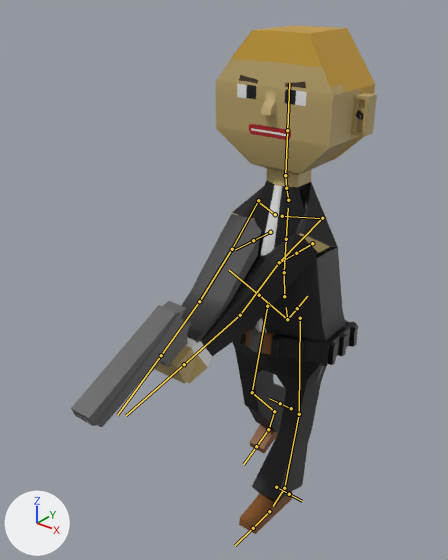
One commit to the FBX model CIA.fbx: the scene before it, then after it.
Camera for both pictures: a 50 mm camera at (2.17, -3.39, 3.78) aimed at (-0.13, -0.53, 2.0). Arrows for +X, +Y and +Z are at lower left; the lights stay in place. Both versions are drawn at frame 22 of the action 'metarig|walk'; the numbers are the values there. The bones that bend it are drawn over the model as lines.

In view in the first picture: 'Cube', 'Gun'.
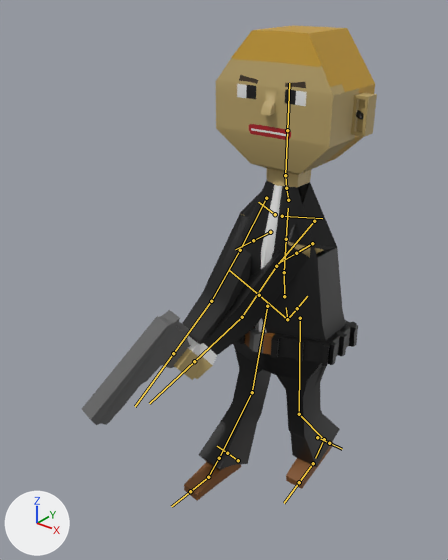
Location of each change, (x1, y1, x2, y2) in pixels of the pictures (448 x 560 px):
'Cube', posed (9% narrower, 6% shorter)
    before: (155, 25, 377, 534)
    after: (174, 25, 377, 501)
'Gun', posed
    before: (71, 301, 191, 427)
    after: (82, 310, 191, 425)
bone 'upper_arm.L', root to tip
    before: (322, 218) to (279, 262)
    after: (314, 221) to (276, 266)
bone 'upper_arm.R', root to tip
    before: (258, 200) to (232, 249)
    after: (266, 198) to (240, 250)
bone 'shin.L', root to tip
    before: (299, 414) to (284, 488)
    after: (299, 414) to (324, 439)
bone 'foot.L', root to tip
    before: (284, 488) to (273, 506)
    after: (324, 439) to (315, 458)
bone 'shin.R', root to tip
    before: (252, 392) to (274, 411)
    after: (252, 392) to (219, 458)
bone 'foot.R', root to tip
    before: (274, 411) to (268, 430)
    after: (219, 458) to (208, 477)

What changed in the scene script:
```text
Change bone_upper_arm_l:
    where bone_upper_arm_l = bpy.data.objects['metarig'].pose.bones['upper_arm.L']  # child of 'shoulder.L'
    bone_upper_arm_l.location: (0.0, 0.0, 0.001) -> (-0.009, -0.008, 0.081)
    bone_upper_arm_l.rotation_quaternion: (0.472, 0.818, 0.324, -0.051) -> (0.292, 0.856, 0.415, -0.095)  # degrees (127, 23, 32) -> degrees (153, 24, 46)
Change bone_upper_arm_r:
    where bone_upper_arm_r = bpy.data.objects['metarig'].pose.bones['upper_arm.R']  # child of 'shoulder.R'
    bone_upper_arm_r.location: (0.0, 0.0, -0.001) -> (-0.008, -0.014, -0.081)
    bone_upper_arm_r.rotation_quaternion: (0.645, 0.712, -0.231, 0.156) -> (0.694, 0.589, -0.267, 0.316)  # degrees (98, -31, -9) -> degrees (76, -48, 11)
Change bone_shin_l:
    where bone_shin_l = bpy.data.objects['metarig'].pose.bones['shin.L']  # child of 'thigh.L'
    bone_shin_l.rotation_quaternion: (0.97, -0.242, -0.016, 0.011) -> (0.963, 0.27, 0.018, -0.013)  # degrees (-28, -2, 2) -> degrees (31, 2, -1)
Change bone_foot_l:
    where bone_foot_l = bpy.data.objects['metarig'].pose.bones['foot.L']  # child of 'shin.L'
    bone_foot_l.rotation_quaternion: (0.978, 0.21, 0.0, 0.0) -> (0.989, -0.149, 0.0, 0.0)  # degrees (24, 0, 0) -> degrees (-17, 0, 0)
Change bone_shin_r:
    where bone_shin_r = bpy.data.objects['metarig'].pose.bones['shin.R']  # child of 'thigh.R'
    bone_shin_r.rotation_quaternion: (0.926, 0.376, -0.015, 0.035) -> (0.939, -0.342, 0.013, -0.032)  # degrees (44, -3, 3) -> degrees (-40, 0, -4)
Change bone_foot_r:
    where bone_foot_r = bpy.data.objects['metarig'].pose.bones['foot.R']  # child of 'shin.R'
    bone_foot_r.rotation_quaternion: (0.979, -0.205, 0.0, 0.0) -> (0.924, 0.379, 0.003, 0.048)  # degrees (-24, 0, 0) -> degrees (45, -2, 5)
```
